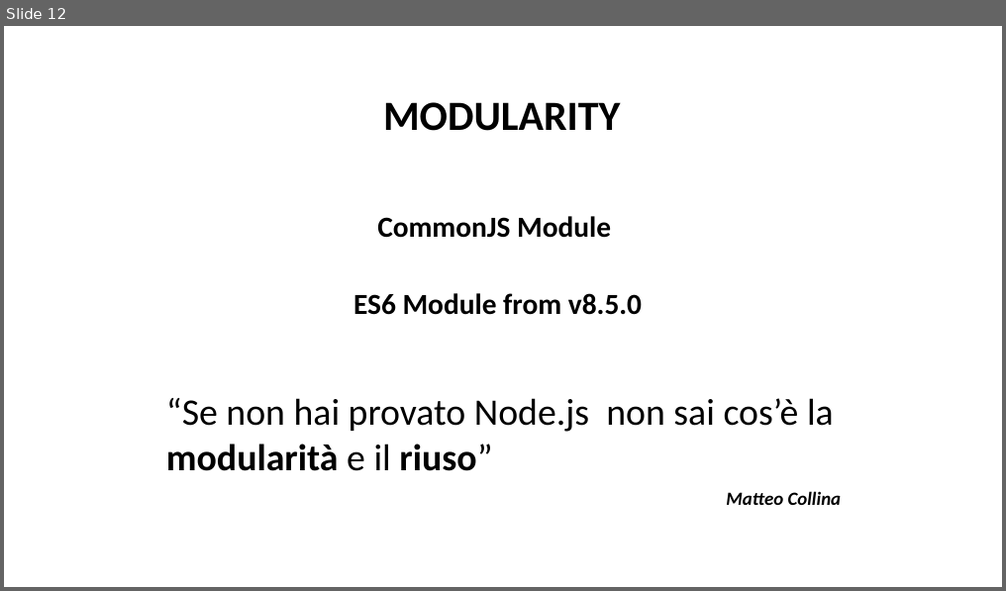
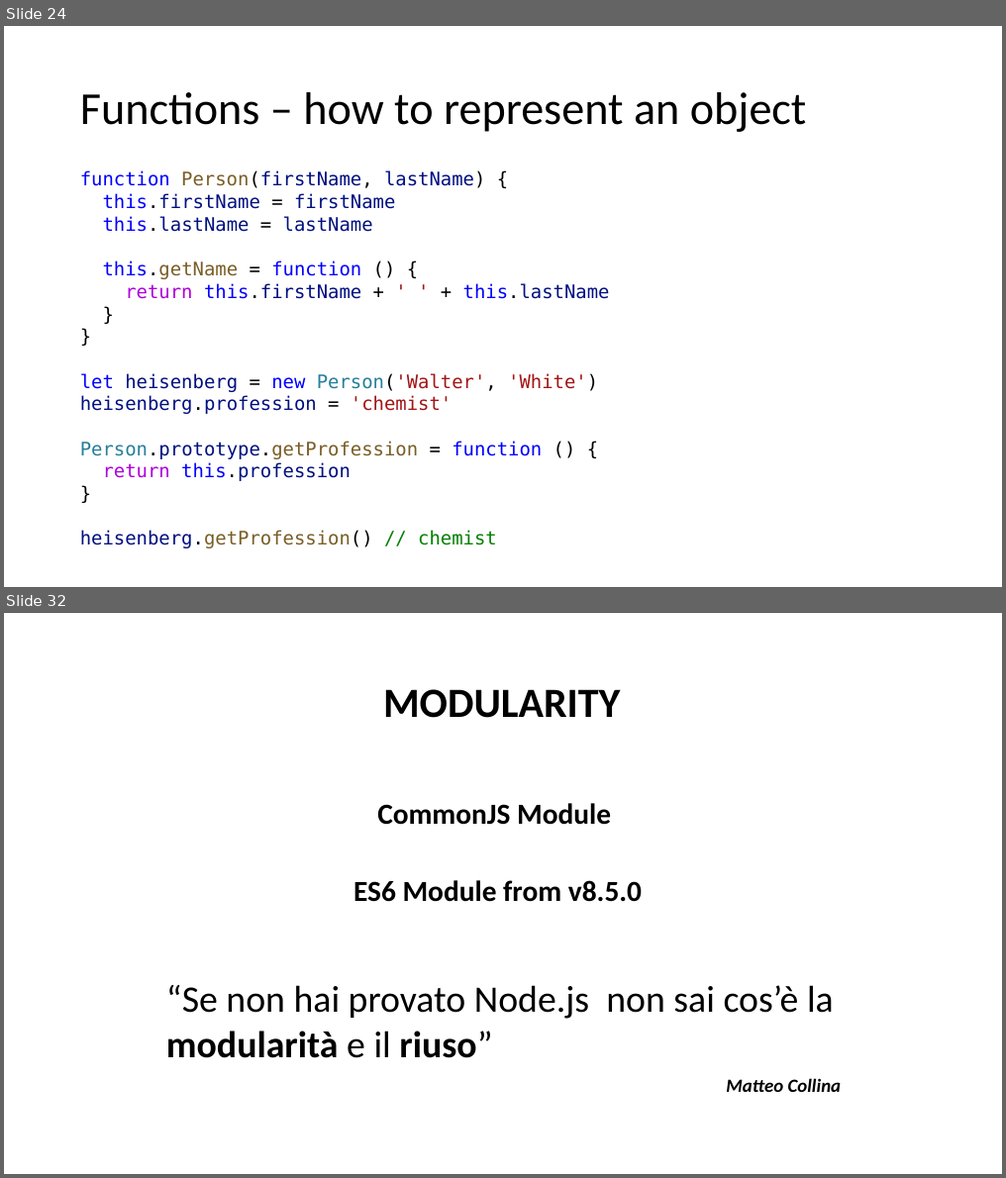
Before and after one commit to NickNaso/nodejs-tsw-2017, a slide deck: slides/nodejs-from-zero-to-hero.pptx. Shown one above the other, each under a label of ours: slide 12 before the commit, slides 24 and 32 after it; the slides between them are not shown. The pictures are 1006x591 and 1006x1178 pixels, drawn with LibreOffice and Linux fonts; fonts in the diff are those of the drawing. Boxes give left, top, right and bottom in pixels: in the first picture for what was removed or moved away, otherwise in the second. Text is boxed around its words. In the diff, an @@ line names an element or a change of style, - is before the commit and + after.

```diff
--- a/slides/nodejs-from-zero-to-hero.pptx
+++ b/slides/nodejs-from-zero-to-hero.pptx
@@ slide 24 added at (4, 26, 1002, 587), background #FFFFFF @@
@@ title added at (80, 92, 807, 132), 44 pt, text #000000 @@
+Functions – how to represent an object
@@ text added at (80, 171, 610, 549), 18 pt, text #001080 @@
+function Person(firstName, lastName) {
+this.firstName = firstName
+this.lastName = lastName
+this.getName = function () {
+return this.firstName + ' ' + this.lastName
+}
+}
+let heisenberg = new Person('Walter', 'White')
+heisenberg.profession = 'chemist'
+Person.prototype.getProfession = function () {
+return this.profession
+}
+heisenberg.getProfession() // chemist
@@ what was slide 12 is now slide 32 @@
```
Also in this commit, not shown: 19 other slides added, 33 other files.
